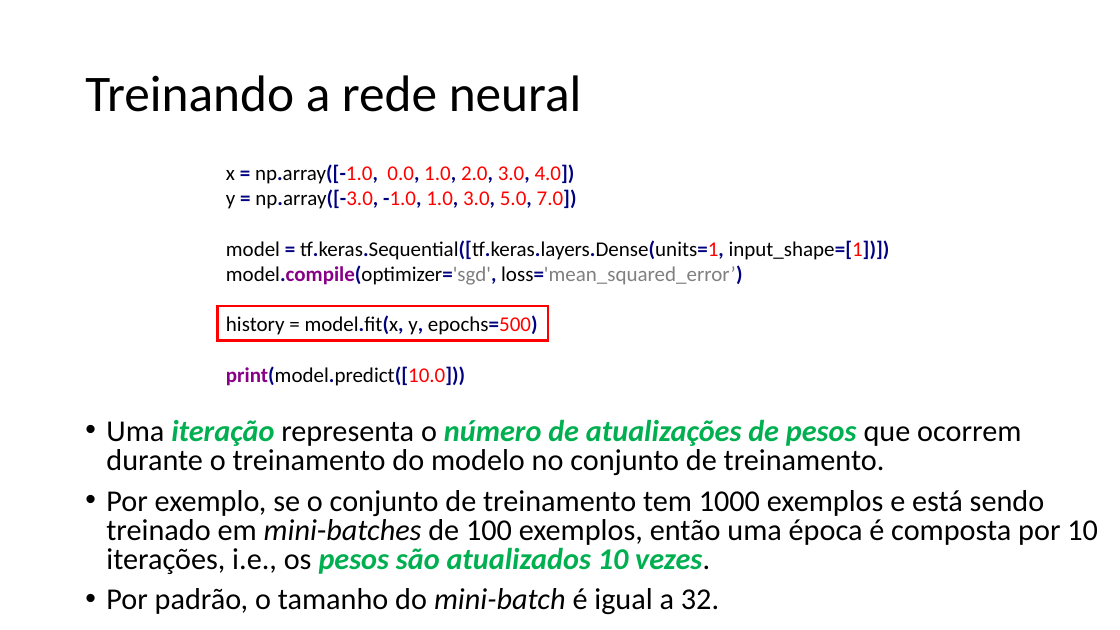
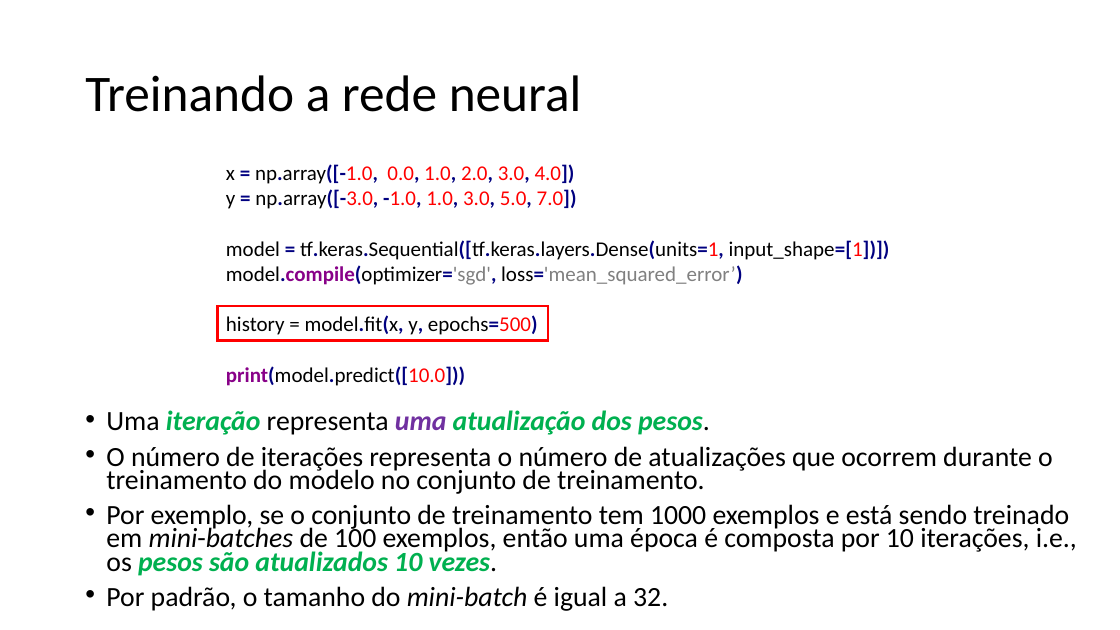
Before and after one commit to zz4fap/tp557-iot-ml, a slide deck: slide 22 of slides/TP557_7_Regressão_com_DNNs_parte_I.pptx (slide 21 before the commit). Drawn at 1120x630 pixels with LibreOffice and Linux fonts; fonts in the diff are those of the drawing. Boxes give left, top, right and bottom in pixels: in the first picture for what was removed or moved away, otherwise in the second. Text is boxed around its words. In the diff, an @@ line names an element or a change of style, - is before the commit and + after.

```diff
--- a/slides/TP557_7_Regressão_com_DNNs_parte_I.pptx
+++ b/slides/TP557_7_Regressão_com_DNNs_parte_I.pptx
@@ text at box(106, 410, 1053, 494): text changed; size 25.9 to 23.8 pt @@
-• Uma iteração representa o número de atualizações de pesos que ocorrem durante o treinamento do modelo no conjunto de treinamento.
+• Uma iteração representa uma atualização dos pesos.
+• O número de iterações representa o número de atualizações que ocorrem durante o treinamento do modelo no conjunto de treinamento.
@@ text at box(106, 504, 1077, 611): size 25.9 to 23.8 pt in "Por exemplo, se o conjunto de treinamento ...", "Por padrão, o tamanho do mini-batch é ..."; line spacing 0.8 to 0.7 @@
```
Also in this commit, not shown: 11 other slides changed, 1 slide added.
